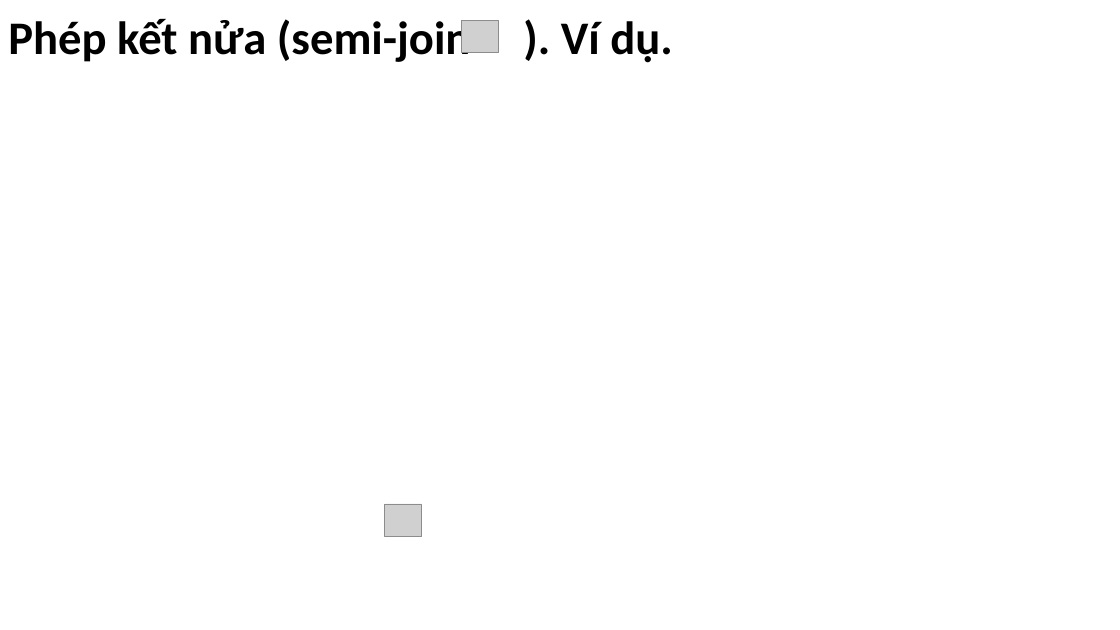
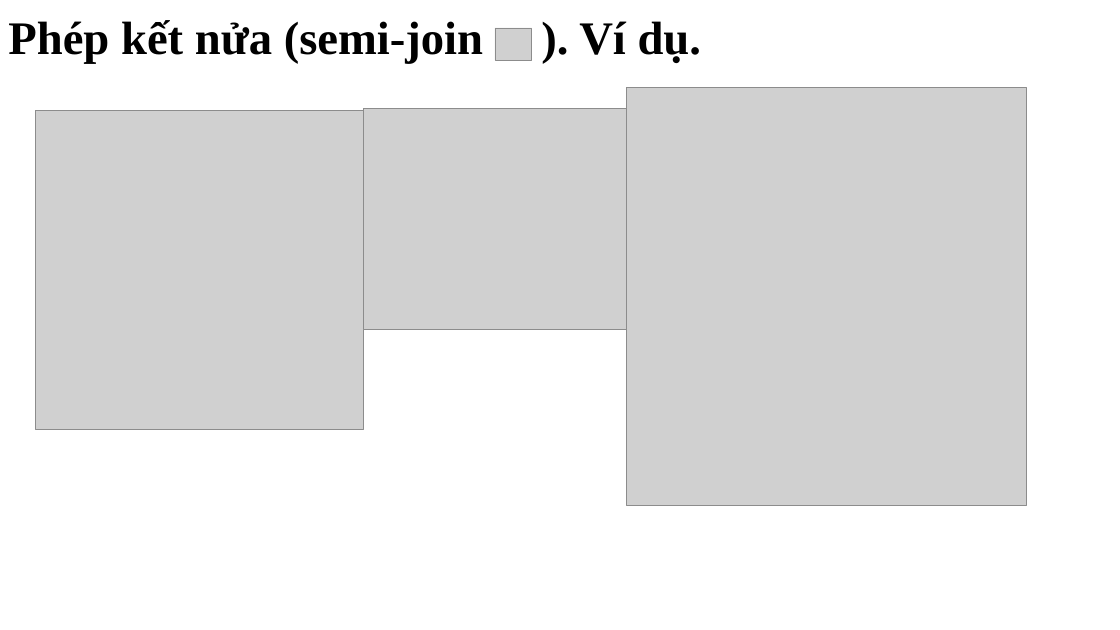
Before and after one commit to NghiLamPhuc/CSDLPT_HK2_20_21, a slide deck: slide 31 of ThuyetTrinh20/Chapter2_2_1_3.pptx. Drawn at 1120x630 pixels with LibreOffice and Linux fonts; fonts in the diff are those of the drawing; grey boxes stand for pictures; background and template pictures are left out. Boxes give left, top, right and bottom in pixels: in the first picture for what was removed or moved away, otherwise in the second. Text is boxed around its words. In the diff, an @@ line names an element or a change of style, - is before the commit and + after.

```diff
--- a/ThuyetTrinh20/Chapter2_2_1_3.pptx
+++ b/ThuyetTrinh20/Chapter2_2_1_3.pptx
@@ text "Phép kết nửa (semi-join ). ..." at (x1=8, y1=20, x2=702, y2=64): font Calibri to Times New Roman @@
@@ picture moved from (x1=461, y1=20, x2=498, y2=52) to (x1=495, y1=28, x2=532, y2=60) @@
@@ picture added at (x1=627, y1=87, x2=1027, y2=505) @@
@@ picture added at (x1=35, y1=110, x2=364, y2=429) @@
@@ picture added at (x1=364, y1=109, x2=627, y2=330) @@
@@ picture removed at (x1=385, y1=504, x2=422, y2=536) @@
```
Also in this commit, not shown: 24 other slides changed, 11 slides added, 4 slides removed.
